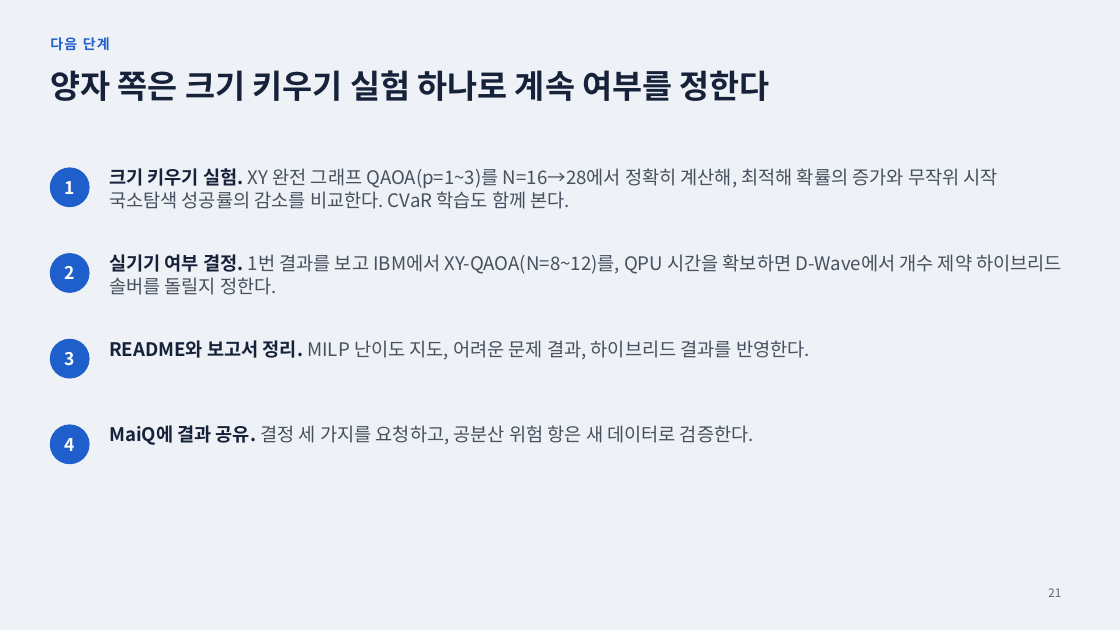
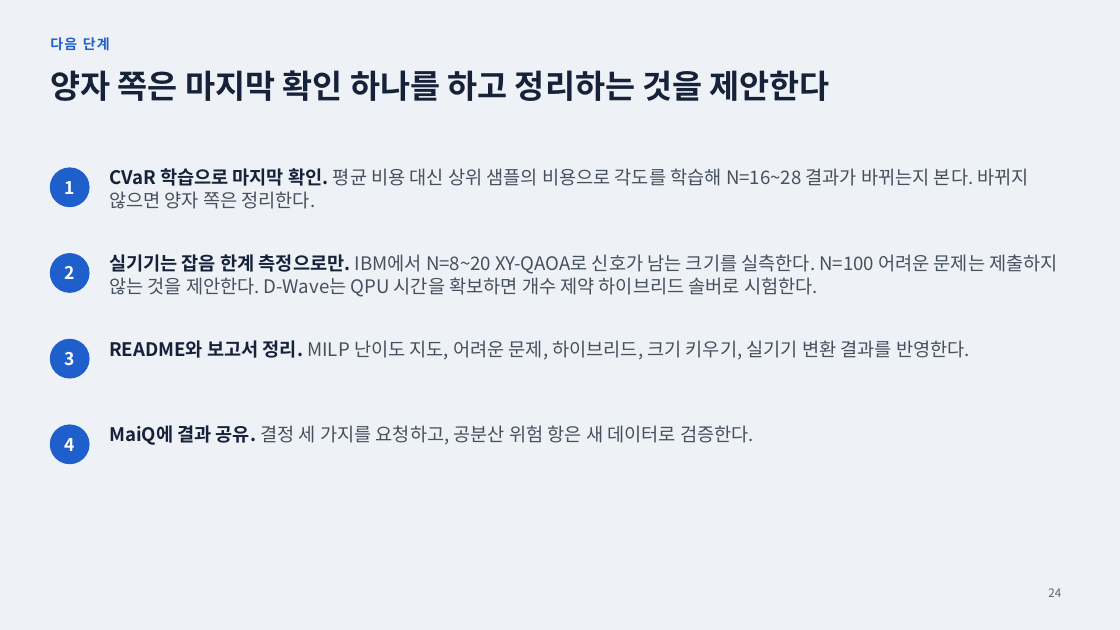
Before and after one commit to 202155570/norma-qaoa, a slide deck: slide 24 of docs/qaoa_research_report_2026-11-19.pptx (slide 21 before the commit). Drawn at 1120x630 pixels with LibreOffice and Linux fonts; fonts in the diff are those of the drawing. Boxes give left, top, right and bottom in pixels: in the first picture for what was removed or moved away, otherwise in the second. Text is boxed around its words. In the diff, an @@ line names an element or a change of style, - is before the commit and + after.

```diff
--- a/docs/qaoa_research_report_2026-11-19.pptx
+++ b/docs/qaoa_research_report_2026-11-19.pptx
@@ title at [50,70,830,101]: text changed @@
-양자 쪽은 크기 키우기 실험 하나로 계속 여부를 정한다
+양자 쪽은 마지막 확인 하나를 하고 정리하는 것을 제안한다
@@ text at [109,168,1029,209]: text changed @@
-크기 키우기 실험. XY 완전 그래프 QAOA(p=1~3)를 N=16→28에서 정확히 계산해, 최적해 확률의 증가와 무작위 시작 국소탐색 성공률의 감소를 비교한다. CVaR 학습도 함께 본다.
+CVaR 학습으로 마지막 확인. 평균 비용 대신 상위 샘플의 비용으로 각도를 학습해 N=16~28 결과가 바뀌는지 본다. 바뀌지 않으면 양자 쪽은 정리한다.
@@ text at [109,254,1058,297]: text changed @@
-실기기 여부 결정. 1번 결과를 보고 IBM에서 XY-QAOA(N=8~12)를, QPU 시간을 확보하면 D-Wave에서 개수 제약 하이브리드 솔버를 돌릴지 정한다.
+실기기는 잡음 한계 측정으로만. IBM에서 N=8~20 XY-QAOA로 신호가 남는 크기를 실측한다. N=100 어려운 문제는 제출하지 않는 것을 제안한다. D-Wave는 QPU 시간을 확보하면 개수 제약 하이브리드 솔버로 시험한다.
@@ text at [109,340,970,360]: text changed @@
-README와 보고서 정리. MILP 난이도 지도, 어려운 문제 결과, 하이브리드 결과를 반영한다.
+README와 보고서 정리. MILP 난이도 지도, 어려운 문제, 하이브리드, 크기 키우기, 실기기 변환 결과를 반영한다.
@@ page number at [1048,588,1061,597]: text changed @@
-21
+24
```
Also in this commit, not shown: 5 other slides changed, 3 slides added, 24 other files.
